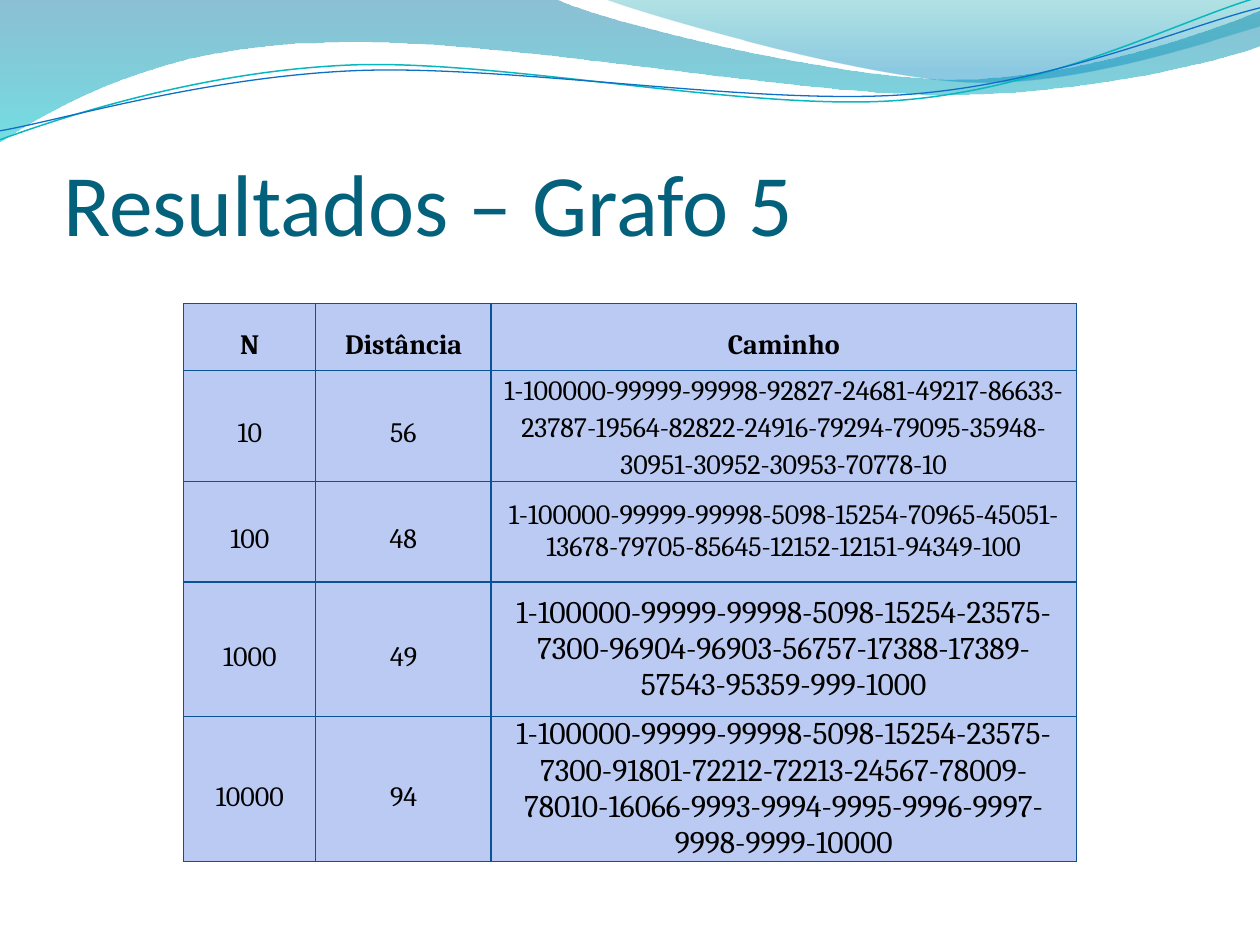
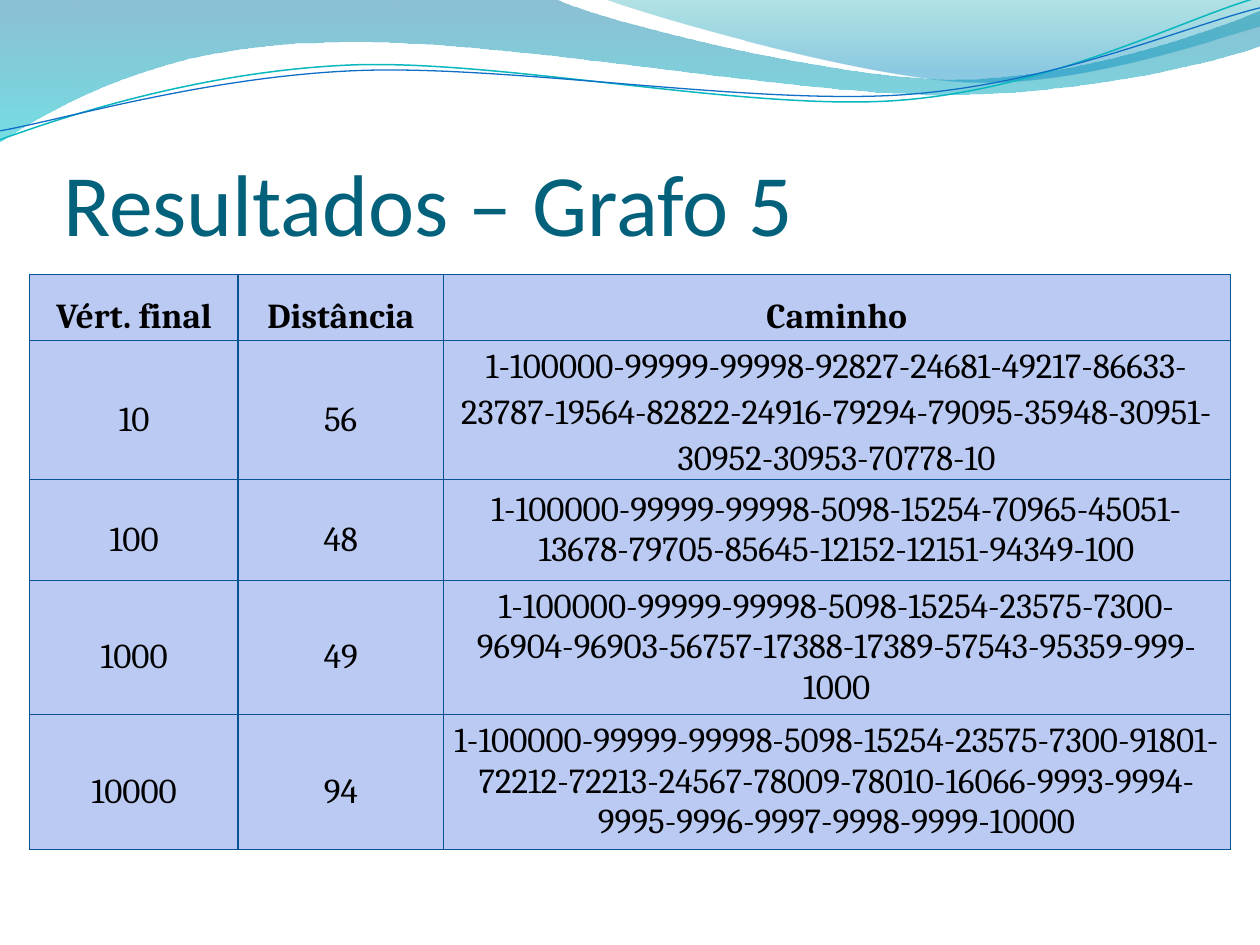
Before and after one commit to jonathanaugusto/grafos2011, a slide deck: slide 15 of apresentacao2.pptx (slide 14 before the commit). Drawn at 1260x945 pixels with LibreOffice and Linux fonts; fonts in the diff are those of the drawing; background and template pictures are left out. Boxes give left, top, right and bottom in pixels: in the first picture for what was removed or moved away, otherwise in the second. Text is boxed around its words. In the diff, an @@ line names an element or a change of style, - is before the commit and + after.

```diff
--- a/apresentacao2.pptx
+++ b/apresentacao2.pptx
@@ table at bbox=[30, 275, 1231, 856] @@
-row 1, column 1: N
+row 1, column 1: Vért. final
@@ size 16 to 20 pt in "Distância", "Caminho", "10", "56" and 8 more places @@
@@ size 18 to 20 pt in "1-100000-99999-99998-5098-15254-23575-7300-96904-96903-56757 ...", "1-100000-99999-99998-5098-15254-23575-7300-91801-72212-72213 ..." @@
@@ table: place and size @@
-table at bbox=[184, 304, 1077, 871]
+table at bbox=[30, 275, 1231, 856]
```
Also in this commit, not shown: 11 other slides changed, 6 slides added, 5 slides removed, 5 other files.
